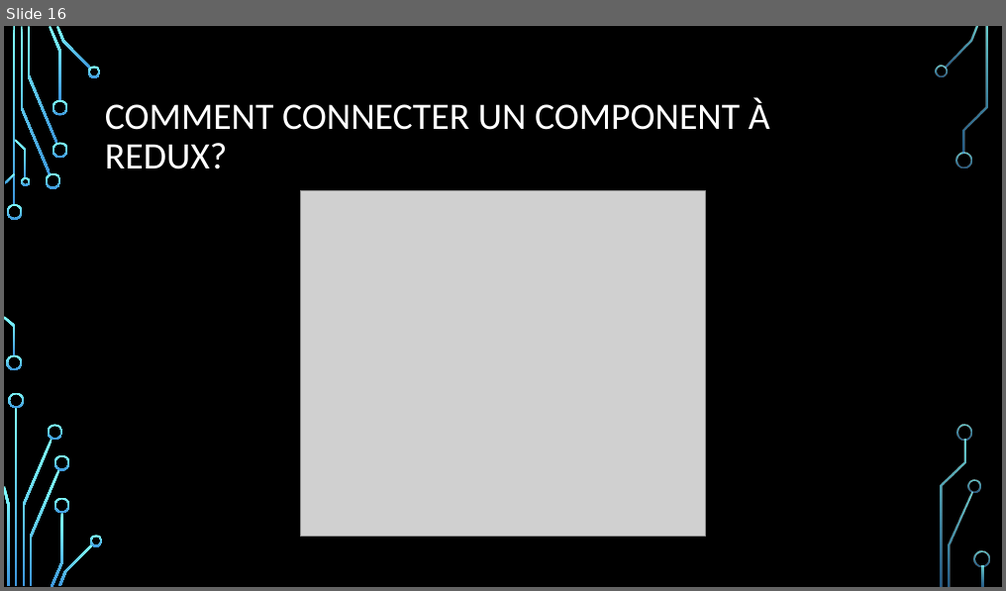
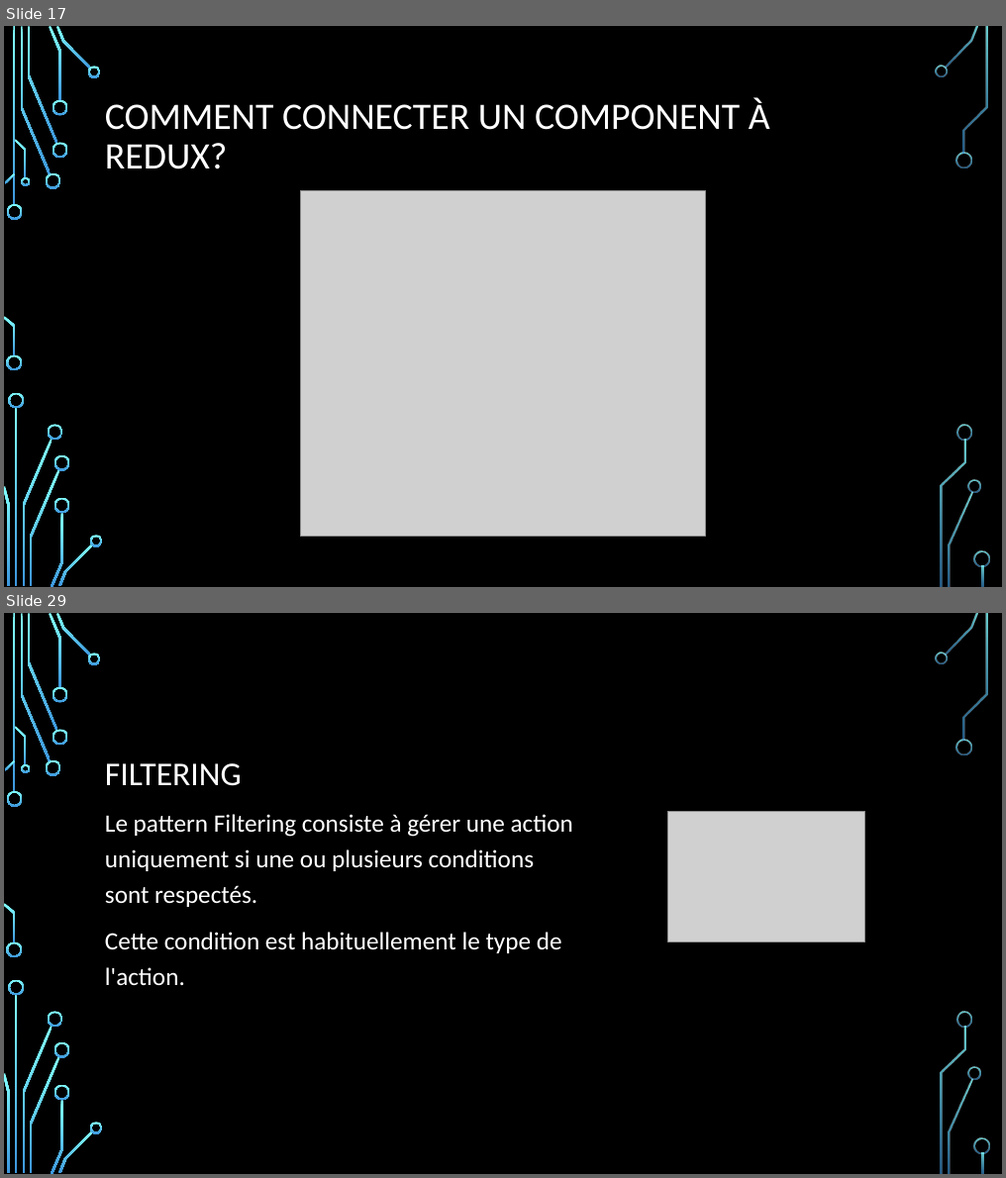
Before and after one commit to samuelgaudreau/formation-front-end-3, a slide deck: part-1/Redux+Patterns.pptx. Shown one above the other, each under a label of ours: slide 16 before the commit, slides 17 and 29 after it; the slides between them are not shown. The pictures are 1006x591 and 1006x1178 pixels, drawn with LibreOffice and Linux fonts; fonts in the diff are those of the drawing; grey boxes stand for pictures; background and template pictures are left out. Boxes give left, top, right and bottom in pixels: in the first picture for what was removed or moved away, otherwise in the second. Text is boxed around its words. In the diff, an @@ line names an element or a change of style, - is before the commit and + after.

```diff
--- a/part-1/Redux+Patterns.pptx
+++ b/part-1/Redux+Patterns.pptx
@@ slide 29 added at box(4, 613, 1002, 1174), background picture (left out); not listed: 36 template elements that a slide beside it also shows @@
@@ title added at box(105, 763, 242, 786), 32 pt, text #FFFFFF @@
+FILTERING
@@ text added at box(105, 814, 573, 985), 24 pt, text #FFFFFF @@
+Le pattern Filtering consiste à gérer une action uniquement si une ou plusieurs conditions sont respectés.
+Cette condition est habituellement le type de l'action.
@@ picture added at box(668, 811, 864, 943) @@
@@ what was slide 16 is now slide 17 @@
```
Also in this commit, not shown: 2 slides changed, 25 other slides added, 4 other files.
